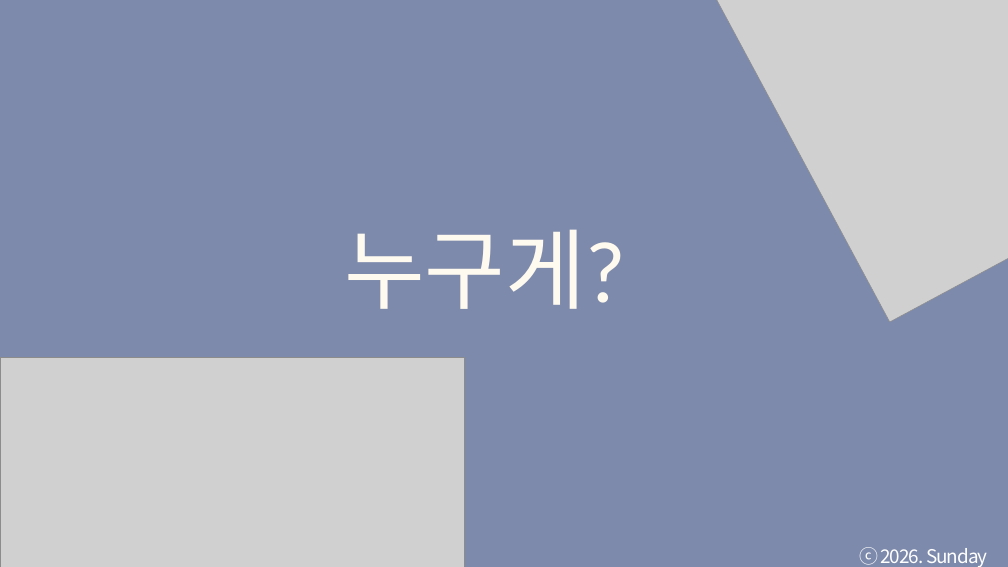
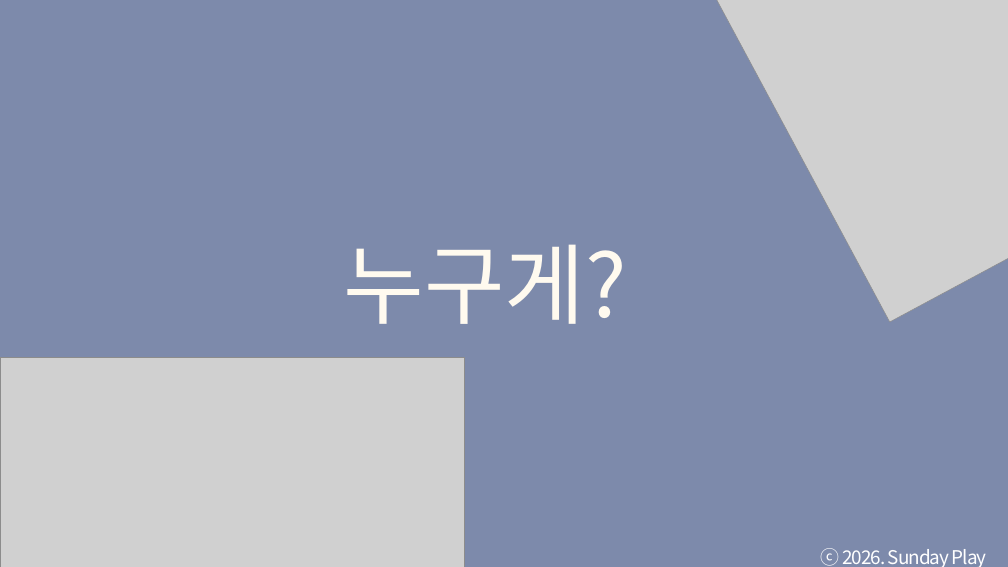
Before and after one commit to tkdgns25300/sunday_play, a slide deck: slide 3 of public/downloads/games/voice-guess/rules.pptx. Drawn at 1008x567 pixels with LibreOffice and Linux fonts; fonts in the diff are those of the drawing; grey boxes stand for pictures. Boxes give left, top, right and bottom in pixels: in the first picture for what was removed or moved away, otherwise in the second. Text is boxed around its words. In the diff, an @@ line names an element or a change of style, - is before the commit and + after.

```diff
--- a/public/downloads/games/voice-guess/rules.pptx
+++ b/public/downloads/games/voice-guess/rules.pptx
@@ text "누구게?": place and size @@
-text "누구게?" at (344, 229, 626, 309)
+text "누구게?" at (344, 244, 627, 324)
@@ text "누구게?" at (344, 244, 627, 324): font Calibri to Noto Sans CJK KR @@
@@ text "ⓒ 2026. Sunday Play" rewrapped from (859, 547, 988, 567) to (821, 548, 987, 567) @@
```
Also in this commit, not shown: 3 other slides changed, 3 other files.
